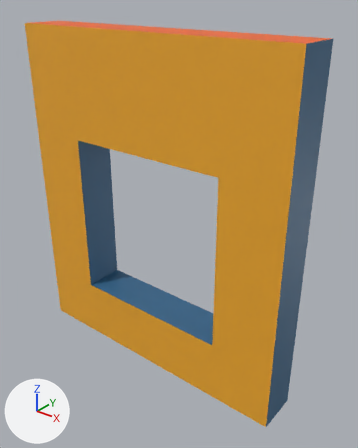
The Blender file mods/puggos_world/sandbox/structures/modular/window-4/blend/Window-4.blend: old version first, new version second.
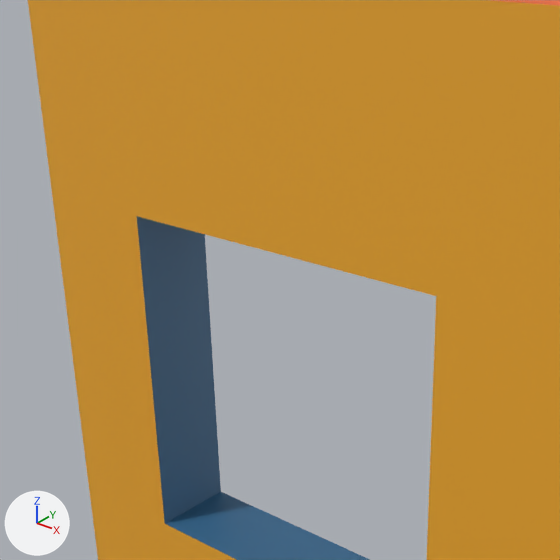
Each version is shown whole from a camera (50 mm lens) standing at (3.47, -3.94, 4.41) and looking at (0.23, 0.12, 1.89), then close up on the part from 4% to 77% of the width and 9% to 67% of the height. The axes (+X, +Y, +Z) are drawn at lower left. The lights are the same throughout.

Names of what the first close-up shows: 'Window-4-col'.
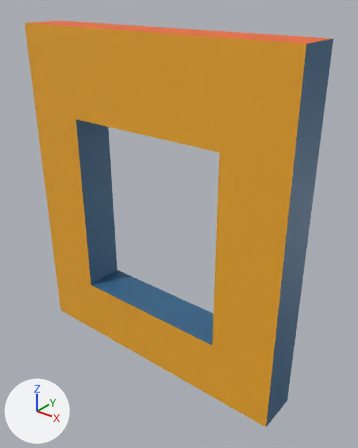
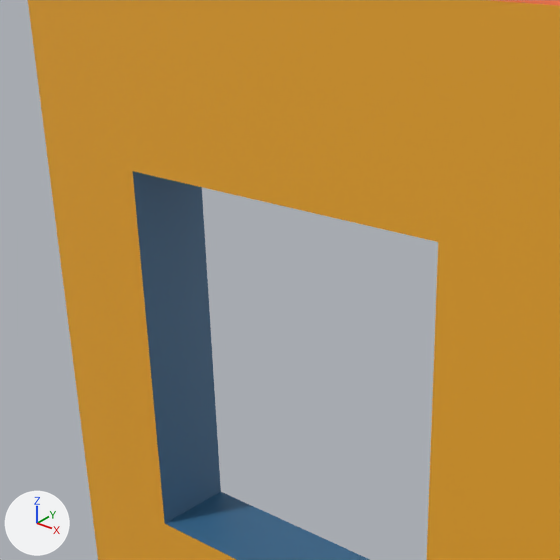
The newer file is also turned or shifted as a whole; pictures and numbers use the older file's frame.

Changed parts and their boxes (x1, y1, x2, y2) in the close-ups (560 x 560 px; the box of a moved part takes in the faces that stretch with it):
part 1 of me_window_4_col, moved or reshaped: (129, 168, 442, 299) in both

What the commit changed:
me_window_4_col has 32 vertices, 32 faces and spans x -1.75..1.75, y -0.25..0.25, z 0.0..4.0.
me_window_4_col is used by ob_window_4_col; location (0.0, 0.0, 0.0).
Before the commit, vertices of me_window_4_col: 8 (1.75, 0.25, 2.75), 9 (-1.75, 0.25, 2.75), 10 (1.75, -0.25, 2.75), 11 (-1.75, -0.25, 2.75) at pixel (52, 193), 24 (1.0, -0.25, 2.75) at pixel (436, 296).
Before the commit, vertices of me_window_4_col: 25 (-1.0, -0.25, 2.75) at pixel (136, 216), 26 (-1.0, 0.25, 2.75), 27 (1.0, 0.25, 2.75).
Part 1, on me_window_4_col:
Vertices 8 to 11, 24 to 27 of me_window_4_col move by (0.0, 0.0, 0.25).
